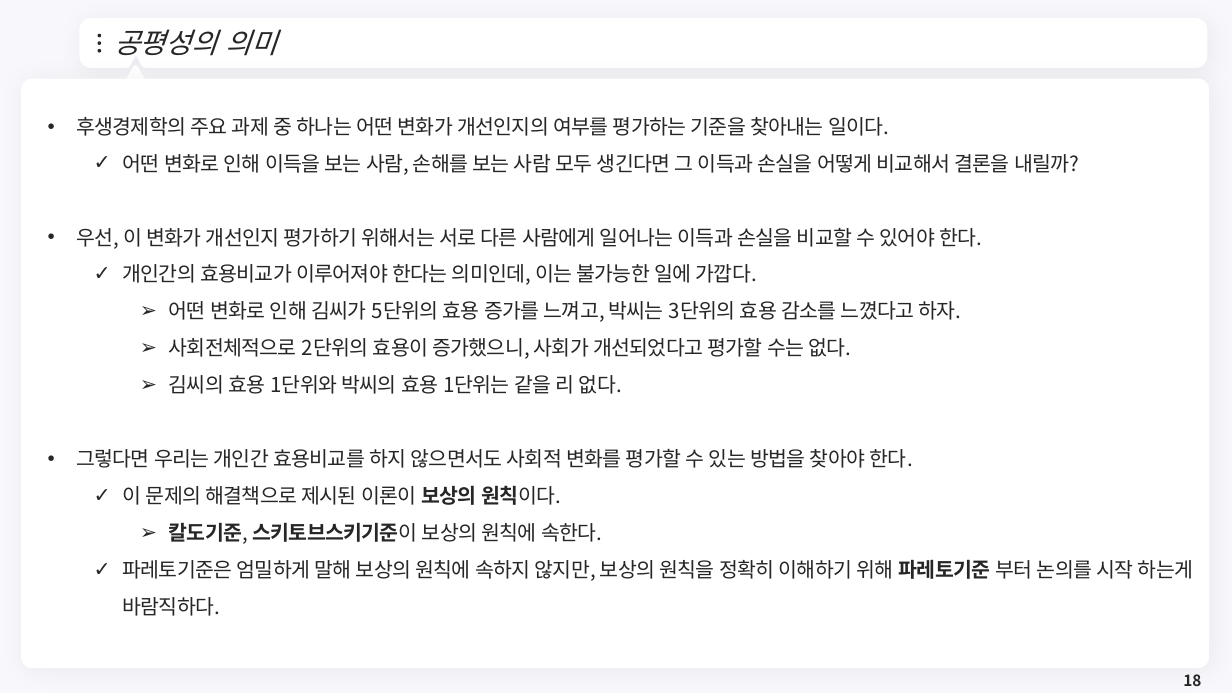
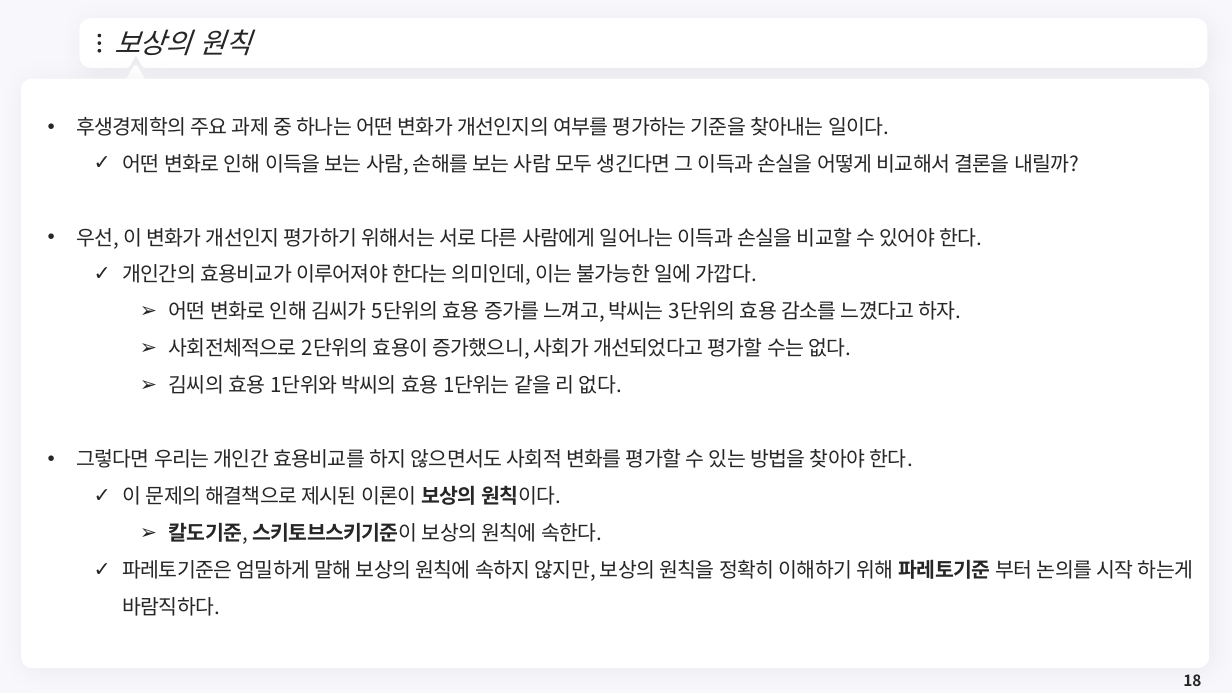
Before and after one commit to meandthey/Teaching, a slide deck: slide 18 of 재정학/01_Lectures/재정학_Chapter_3.pptx. Drawn at 1232x693 pixels with LibreOffice and Linux fonts; fonts in the diff are those of the drawing; background and template pictures are left out. Boxes give left, top, right and bottom in pixels: in the first picture for what was removed or moved away, otherwise in the second. Text is boxed around its words. In the diff, an @@ line names an element or a change of style, - is before the commit and + after.

```diff
--- a/재정학/01_Lectures/재정학_Chapter_3.pptx
+++ b/재정학/01_Lectures/재정학_Chapter_3.pptx
@@ title at [114, 29, 252, 56]: text changed @@
-공평성의 의미
+보상의 원칙
```
Also in this commit, not shown: 4 other slides changed, 1 slide removed, 5 other files.
